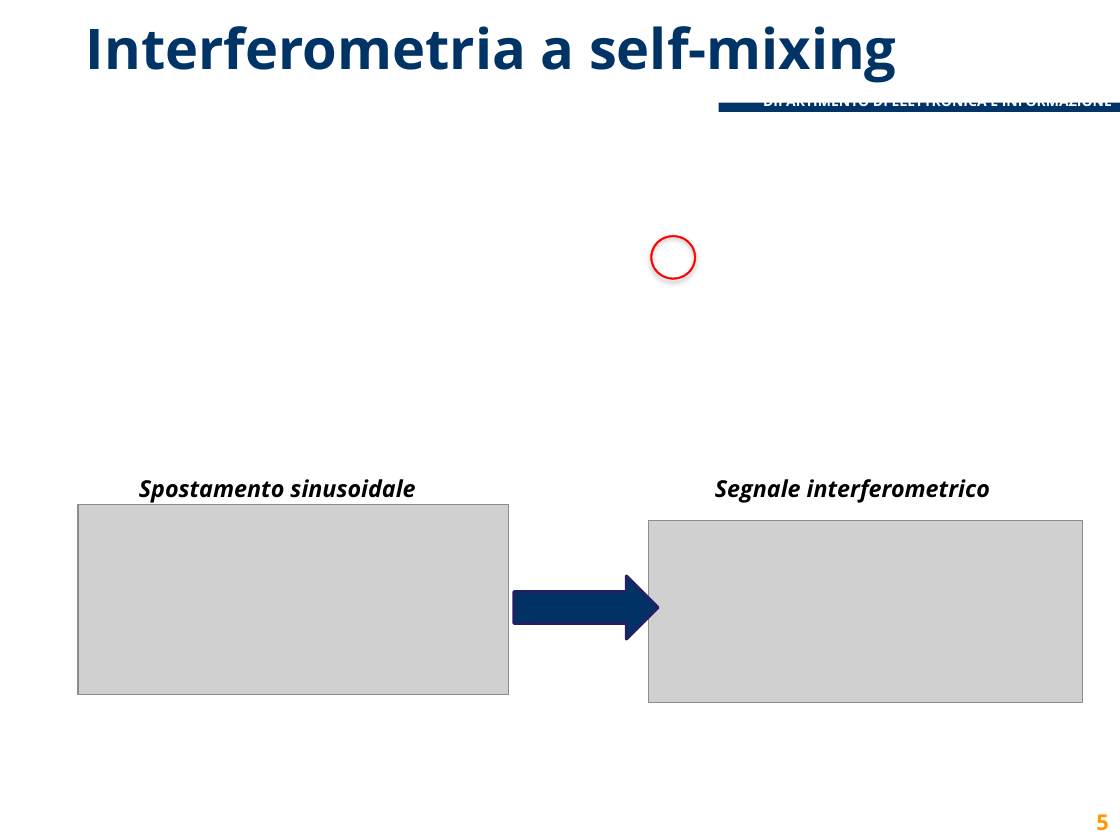
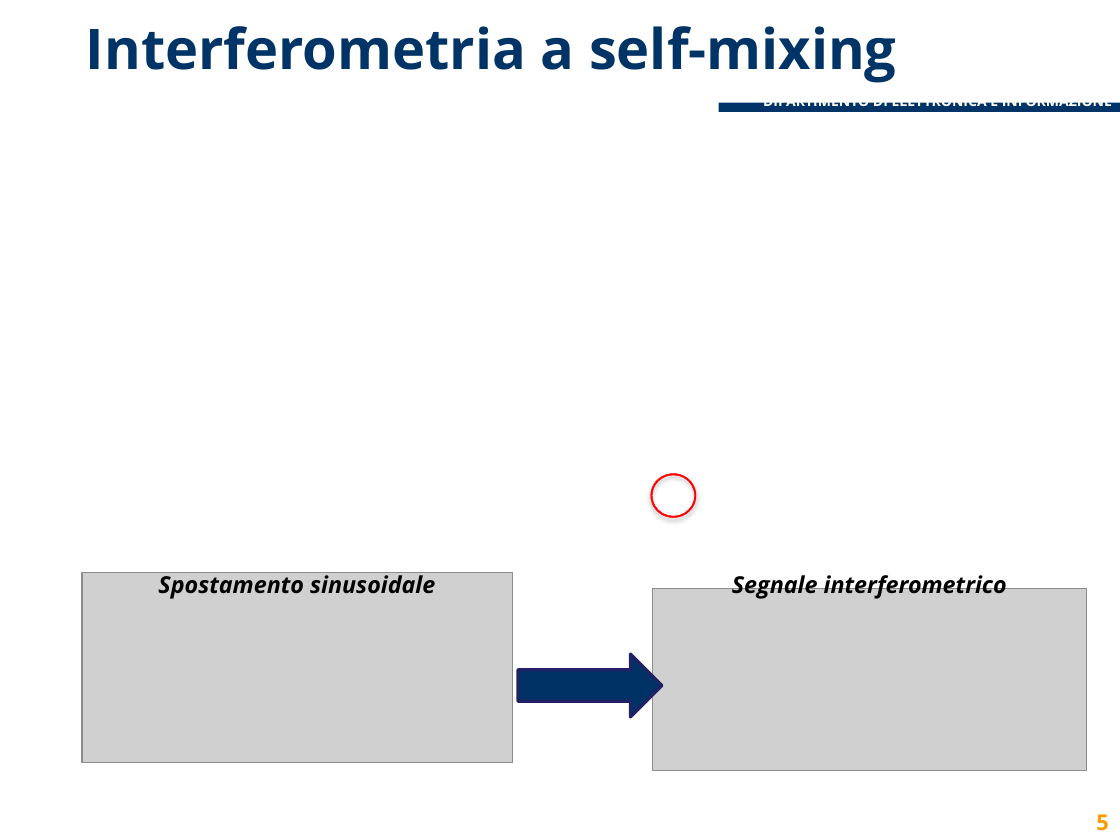
Before and after one commit to lcavagnispolimi/thesis_latex, a slide deck: slide 5 of presentazione_discussione.pptx. Drawn at 1120x840 pixels with LibreOffice and Linux fonts; fonts in the diff are those of the drawing; grey boxes stand for pictures; background and template pictures are left out. Boxes give left, top, right and bottom in pixels: in the first picture for what was removed or moved away, otherwise in the second. Text is boxed around its words. In the diff, an @@ line names an element or a change of style, - is before the commit and + after.

Commit message:
fix self-mix slide

```diff
--- a/presentazione_discussione.pptx
+++ b/presentazione_discussione.pptx
@@ donut: place and size @@
-donut at [651,235,696,279]
+donut at [651,474,696,517]
@@ text "Spostamento sinusoidale" at [158,572,435,599]: alignment left to centre @@
@@ text "Spostamento sinusoidale": place and size @@
-text "Spostamento sinusoidale" at [139,479,415,503]
+text "Spostamento sinusoidale" at [158,572,435,599]
@@ text "Segnale interferometrico": place and size @@
-text "Segnale interferometrico" at [715,479,990,503]
+text "Segnale interferometrico" at [732,572,1007,599]
@@ text "Segnale interferometrico" at [732,572,1007,599]: alignment left to centre @@
@@ picture: place and size @@
-picture at [78,504,508,694]
+picture at [82,572,512,763]
@@ picture: place and size @@
-picture at [648,520,1082,702]
+picture at [653,588,1086,771]
@@ right arrow: place and size @@
-right arrow at [514,576,659,638]
+right arrow at [517,654,662,717]
```
Also in this commit, not shown: 2 other slides changed.
